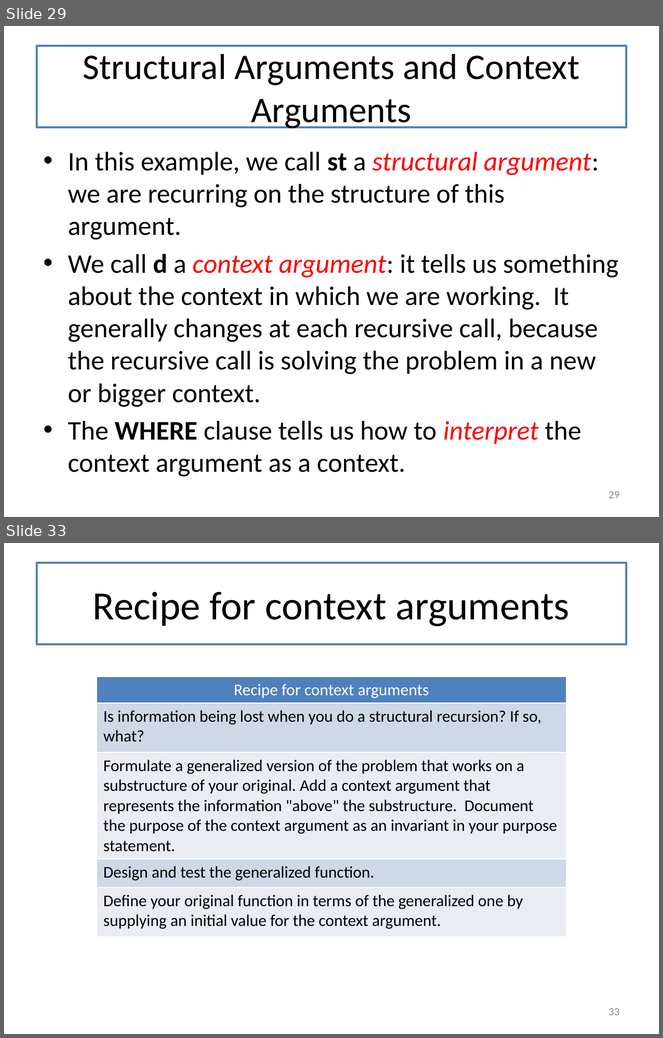
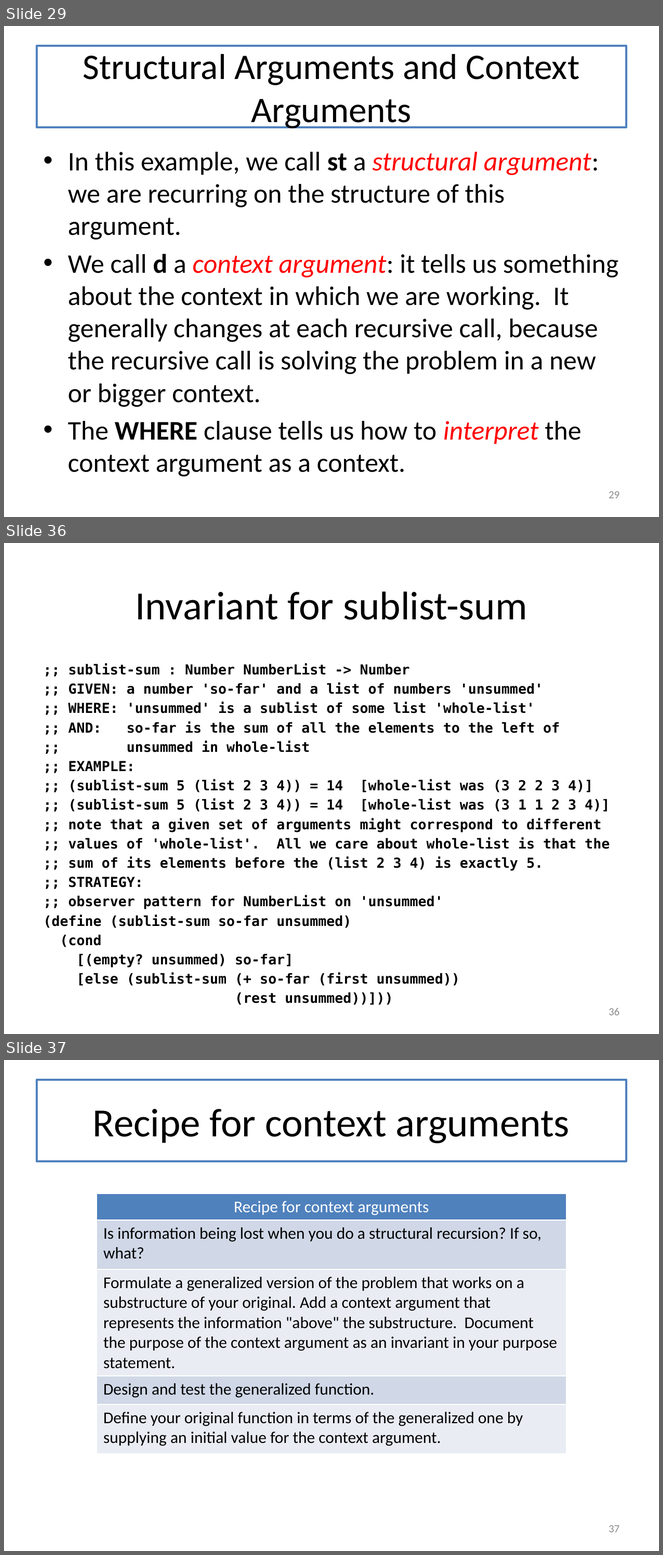
Before and after one commit to mwand/cs5010f17, a slide deck: Slides/Lesson 7.1-7.3 Invariants Combined.pptx. Shown one above the other, each under a label of ours: slides 29 and 33 before the commit, slides 29, 36 and 37 after it; the slides between them are not shown. The pictures are 663x1038 and 663x1555 pixels, drawn with LibreOffice and Linux fonts; fonts in the diff are those of the drawing. Boxes give left, top, right and bottom in pixels: in the first picture for what was removed or moved away, otherwise in the second. Text is boxed around its words. In the diff, an @@ line names an element or a change of style, - is before the commit and + after.

Commit message:
finished first draft of L7.1-7.2, need to split into separate files

```diff
--- a/Slides/Lesson 7.1-7.3 Invariants Combined.pptx
+++ b/Slides/Lesson 7.1-7.3 Invariants Combined.pptx
@@ slide 36 added at (x1=4, y1=543, x2=659, y2=1034), background #FFFFFF @@
@@ title added at (x1=37, y1=563, x2=626, y2=644), fill #FFFFFF, outline #4F81BD 2 pt, 44 pt, text #000000 @@
+Invariant for sublist-sum
@@ text added at (x1=44, y1=664, x2=610, y2=986), 15.2 pt, text #000000, bold @@
+;; sublist-sum : Number NumberList -> Number
+;; GIVEN: a number 'so-far' and a list of numbers 'unsummed'
+;; WHERE: 'unsummed' is a sublist of some list 'whole-list'
+;; AND: so-far is the sum of all the elements to the left of
+;; unsummed in whole-list
+;; EXAMPLE:
+;; (sublist-sum 5 (list 2 3 4)) = 14 [whole-list was (3 2 2 3 4)]
+;; (sublist-sum 5 (list 2 3 4)) = 14 [whole-list was (3 1 1 2 3 4)]
+;; note that a given set of arguments might correspond to different
+;; values of 'whole-list'. All we care about whole-list is that the
+;; sum of its elements before the (list 2 3 4) is exactly 5.
+;; STRATEGY:
+;; observer pattern for NumberList on 'unsummed'
+(define (sublist-sum so-far unsummed)
+(cond
+[(empty? unsummed) so-far]
+[else (sublist-sum (+ so-far (first unsummed))
+(rest unsummed))]))
@@ page number added at (x1=609, y1=1008, x2=620, y2=1016), 12 pt, text #8C8C8C @@
+36
@@ what was slide 33 is now slide 37 @@
@@ page number at (x1=609, y1=1525, x2=620, y2=1533): text changed @@
-33
+37
```
Also in this commit, not shown: 1 slide changed, 5 other slides added, 2 slides removed, 3 other files.
